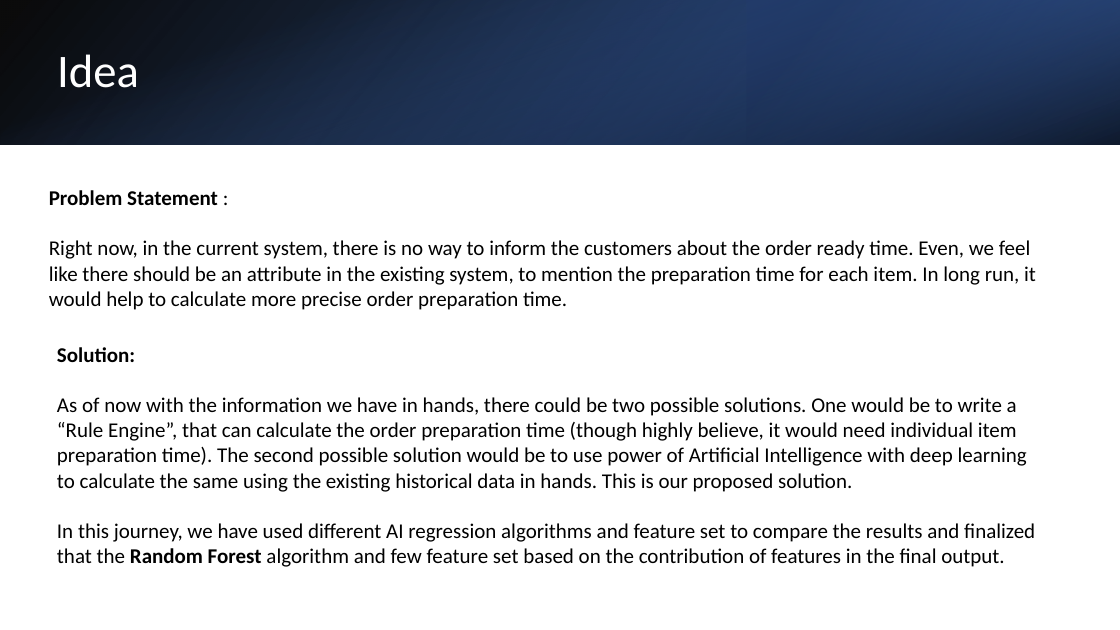
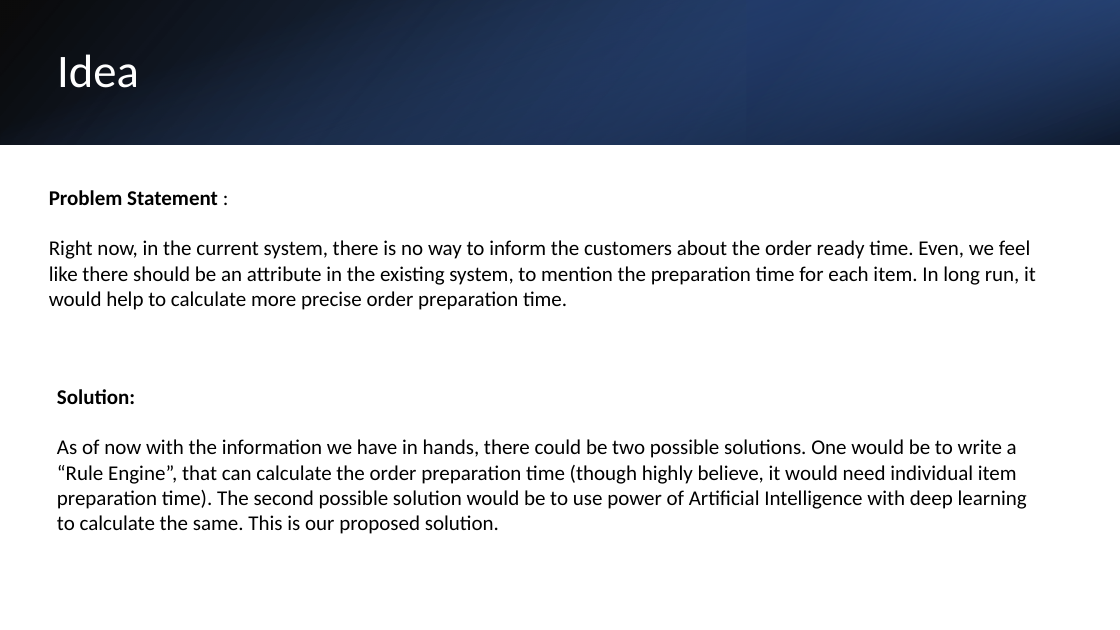
Before and after one commit to sourabh-dogra-par/par-hackathon-2023, a slide deck: slide 3 of Hackathon2023-AI-Chauffeurs.pptx. Drawn at 1120x630 pixels with LibreOffice and Linux fonts; fonts in the diff are those of the drawing. Boxes give left, top, right and bottom in pixels: in the first picture for what was removed or moved away, otherwise in the second. Text is boxed around its words. In the diff, an @@ line names an element or a change of style, - is before the commit and + after.

```diff
--- a/Hackathon2023-AI-Chauffeurs.pptx
+++ b/Hackathon2023-AI-Chauffeurs.pptx
@@ text "Solution:": place and size @@
-text "Solution:" at (57,347,1035,567)
+text "Solution:" at (57,389,1027,534)
@@ text at (57,439,1027,534): text changed @@
-As of now with the information we have in hands, there could be two possible solutions. One would be to write a “Rule Engine”, that can calculate the order preparation time (though highly believe, it would need individual item preparation time). The second possible solution would be to use power of Artificial Intelligence with deep learning to calculate the same using the existing historical data in hands. This is our proposed solution.
-In this journey, we have used different AI regression algorithms and feature set to compare the results and finalized that the Random Forest algorithm and few feature set based on the contribution of features in the final output.
+As of now with the information we have in hands, there could be two possible solutions. One would be to write a “Rule Engine”, that can calculate the order preparation time (though highly believe, it would need individual item preparation time). The second possible solution would be to use power of Artificial Intelligence with deep learning to calculate the same. This is our proposed solution.
```
Also in this commit, not shown: 2 other slides changed, 3 other files.
